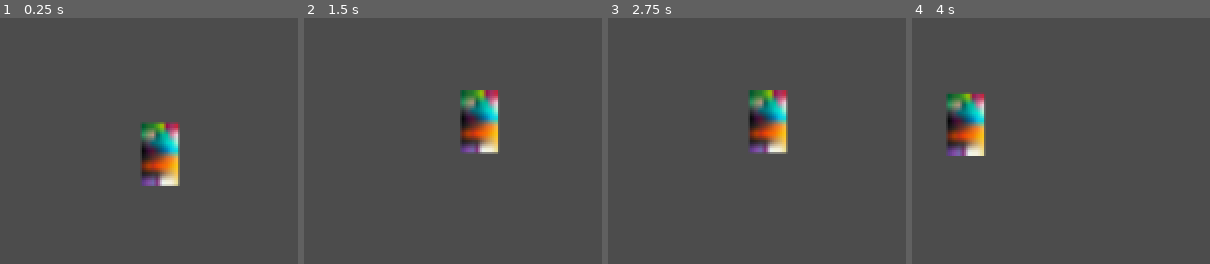
Above: before the commit, frames 1-4 (left to right).
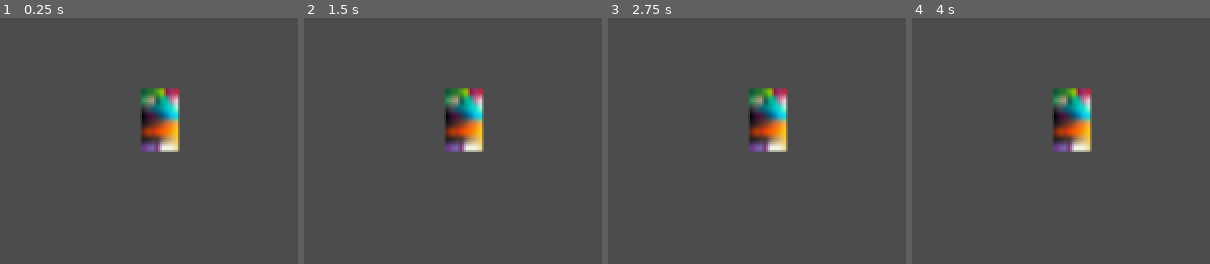
Above: after the commit, the same moments.

Repository: SamuliTuo/AsymMultPlr2dPlatf
Game: Godot game, scene res://scenes/levels/level_0.tscn
The game is run twice, just before and just after one commit, with the same random seed, the same clock (stepped at 60 frames per second) and the same inputs.
Inputs (mouse positions are in pixels of both pictures, inside the frame that each line leads up to):
- Up to frame 1 (0.25 s): no input
- Up to frame 2 (1.5 s): move the mouse to (outside the picture) at 0.52 s; hold Right (Plr1_right) 0.53-1.28 s; click (outside the picture) at 0.6 s; tap Space (Plr1_jump) at 0.77 s; tap Ctrl (Plr1_dash) at 0.8, 1.35 s; move the mouse to (outside the picture) at 1.27 s; hold Down (Plr1_down) from 1.28 s (still down)
- Up to frame 3 (2.75 s): tap Space (Plr1_jump) at 1.52 s; click (outside the picture) at 1.55 s; move the mouse to (outside the picture) at 2.02 s; release Down (Plr1_down) at 2.03 s; hold Right (Plr1_right) from 2.03 s (still down); click (outside the picture) at 2.1 s; tap Ctrl (Plr1_dash) at 2.3 s
- Up to frame 4 (4 s): move the mouse to (outside the picture) at 2.77 s; release Right (Plr1_right) at 2.78 s; hold Up (Plr1_up) 2.78-3.53 s; tap Ctrl (Plr1_dash) at 2.85, 3.8 s; tap Space (Plr1_jump) at 3.02, 3.77 s; click (outside the picture) at 3.05 s; move the mouse to (outside the picture) at 3.52 s; hold Left (Plr1_left) from 3.53 s (still down); click (outside the picture) at 3.6 s

The runs differ from the first frame. In frame 1, 5.0% of the frame differs, in the area x 46-61%, y 28-69%; in frame 2, 4.5%; in frame 3, 1.6%; in frame 4, 6.4%, in the area x 11-61%, y 28-57%.

Commit message:
player dash works, started working on attakk

Diff:
--- /dev/null
+++ b/Scripts/Player1_Attack.gd
@@ -0,0 +1,18 @@
+extends Area2D
+
+
+# Declare member variables here. Examples:
+# var a = 2
+# var b = "text"
+
+
+# Called when the node enters the scene tree for the first time.
+func _ready():
+	pass # Replace with function body.
+
+func _on_Player1_OnAttack():
+	monitoring = true
+	print("started monitoring")
+	yield(get_tree().create_timer(1.0), "timeout")
+	monitoring = false
+	print("STOPPED monitoring")
--- a/scenes/Player1_controller.gd
+++ b/Scripts/Player1_controller.gd
@@ -16,6 +16,7 @@
 var _dashing : bool
 var _dashToConsume : bool
 var _jumpToConsume : bool
+var _attackToConsume : bool
 var _coyoteUsable : bool
 
 var _executedBufferedJump : bool
@@ -24,14 +25,18 @@
 
 signal OnJumping()
 signal OnDoubleJumping()
+signal OnAttack()
 export var _jumpHeight = 30.0
 export var _jumpApexThreshold = 10.0
 export var _coyoteTimeThreshold = int(7)
 export var _jumpBuffer = int(7)
 export var _jumpEndEarlyGravityModifier = 3
+export var _dashBuffer = int(7)
 var _endedJumpEarly = true
 var _apexPoint : float
 var _lastJumpPressed = int(1)
+var _lastDashPressed = int(1)
+var _lastAttackPressed = int(1)
 var _fixedFrame : int
 
 func CanUseCoyote() -> bool:
@@ -43,7 +48,7 @@
 		return true
 	return false
 func CanDoubleJump() -> bool:
-	if _allowDoubleJump && _doubleJumpUsable && !_coyoteUsable:
+	if _allowDoubleJump && _doubleJumpUsable && !CanUseCoyote():
 		return true
 	return false
 
@@ -70,6 +75,7 @@
 	CalculateJumpApex()
 	CalculateGravity(delta)
 	CalculateJump()
+	CalculateAttack()
 	CalculateDash()
 	MoveCharacter(delta)
 
@@ -81,9 +87,14 @@
 		Input.get_action_raw_strength("Plr1_up") - Input.get_action_raw_strength("Plr1_down"),
 		Input.is_action_just_pressed("Plr1_jump"),
 		Input.is_action_pressed("Plr1_jump"),
-		Input.is_action_just_pressed("Plr1_dash")
+		Input.is_action_just_pressed("Plr1_dash"),
+		Input.is_action_just_pressed("Plr1_attack")
 	)
+	if (Input.is_action_just_pressed("Plr1_attack")):
+		_lastAttackPressed = _fixedFrame
+		_attackToConsume = true
 	if (Input.is_action_just_pressed("Plr1_dash")):
+		_lastDashPressed = _fixedFrame
 		_dashToConsume = true
 	if (Input.is_action_just_pressed("Plr1_jump")):
 		_lastJumpPressed = _fixedFrame
@@ -95,13 +106,15 @@
 	var JumpDown : bool
 	var JumpHeld : bool
 	var DashDown : bool
-
-	func _init(_X:float, _Y:float, _JumpDown:bool, _JumpHeld:bool, _DashDown:bool):
+	var AttackDown : bool
+
+	func _init(_X:float, _Y:float, _JumpDown:bool, _JumpHeld:bool, _DashDown:bool, _AttackDown:bool):
 		X = _X
 		Y = _Y
 		JumpDown = _JumpDown
 		JumpHeld = _JumpHeld
 		DashDown = _DashDown
+		AttackDown = _AttackDown
 
 class RayRange:
 	var Start : Vector2
@@ -194,7 +207,6 @@
 		# clamped by max free movement
 		_currentHorizSpd = clamp(_currentHorizSpd, -_moveClamp, _moveClamp)
 
-
 		# Apply bonus at the apex of a jump
 		var apexBonus = sign(input.X) * _apexBonus * _apexPoint
 		_currentHorizSpd += apexBonus * _delta
@@ -243,13 +255,8 @@
 		_apexPoint = 0
 
 func CalculateJump():
-	if _jumpToConsume && CanDoubleJump():
-		_currentVertiSpd = -_jumpHeight
-		_doubleJumpUsable = false
-		_endedJumpEarly = false
-		_jumpToConsume = false
-		print("jump1")
-		emit_signal("OnDoubleJumping")
+	if _dashing:
+		return
 
 	# Jump if: grounded or withing coyote-time || sufficient jump buffer
 	if (_jumpToConsume && CanUseCoyote()) || HasBufferedJump():
@@ -259,8 +266,21 @@
 		_jumpToConsume = false
 		_timeLeftGrounded = _fixedFrame
 		_executedBufferedJump = true
-		print("jump2")
+		print("Used jump")
 		emit_signal("OnJumping")
+
+	# ... double jump conditions met
+	elif _jumpToConsume && CanDoubleJump():
+		_currentVertiSpd = -_jumpHeight
+		_doubleJumpUsable = false
+		_endedJumpEarly = false
+		_jumpToConsume = false
+		print("Used Doublejump")
+		emit_signal("OnDoubleJumping")
+
+	# if not, reset _jumpToConsume
+	else:
+		_jumpToConsume = false
 
 	# End the jump early if button released
 	if !_grounded && !input.JumpHeld && !_endedJumpEarly && _velocity.y < 0:
@@ -276,12 +296,10 @@
 export var _dashPower = 50
 export var _dashLength = 3
 export var _dashEndHorizontalMultiplier = 0.25
+export var _dashEndVerticalMultiplier = 0.25
 var _startedDashing : float
 #var _canDash : bool
 var _dashVelo : Vector2
-
-#var _dashing : bool
-#var _dashToConsume : bool
 
 func CalculateDash():
 	if (!_allowDash):
@@ -292,52 +310,38 @@
 		if _grounded && input.Y < 0:
 			vel = Vector2(input.X, 0)
 		else:
-			vel = Vector2(input.X, input.Y)
-		if vel == Vector2.ZERO: return
-		_dashVelo = vel * _dashPower
+			vel = Vector2(input.X, -input.Y)
+
+		if vel == Vector2.ZERO:
+			# VOIS MENNÄ "FACING" -SUUNNAN MUKAAN JOS EI INPUTTIA! (sitten kun facing on implementoitu)
+			return
+
+		_dashVelo = vel.normalized() * _dashPower
 		_dashing = true
 		emit_signal("OnDashingChanged", true)
 		_canDash = false
 		_startedDashing = _fixedFrame
+	elif (_lastDashPressed + _dashBuffer < _fixedFrame):
+		_dashToConsume = false
 
 	if (_dashing):
 		_currentHorizSpd = _dashVelo.x
 		_currentVertiSpd = _dashVelo.y
+		_lastJumpPressed += 1
 		# Cancel when the time is out or we've reached our max safety distance
 		if (_startedDashing + _dashLength < _fixedFrame):
 			_dashing = false
 			emit_signal("OnDashingChanged", false)
-			_currentVertiSpd = 0
+			_currentVertiSpd *= _dashEndVerticalMultiplier
 			_currentHorizSpd *= _dashEndHorizontalMultiplier
 			if (_grounded):
 				_canDash = true
 
-		#void CalculateDash() {
-		#    if (!_allowDash) return;
-		#    if (_dashToConsume && _canDash) {
-		#        _dashToConsume = false;
-		#        var vel = new Vector2(Input.X, _grounded && Input.Y < 0 ? 0 : Input.Y);
-		#        if (vel == Vector2.zero) return;
-		#        _dashVel = vel * _dashPower;
-		#        _dashing = true;
-		#        OnDashingChanged?.Invoke(true);
-		#        _canDash = false;
-		#        _startedDashing = _fixedFrame;
-		#    }
-
-		#    if (_dashing) {
-		#        _currentHorizontalSpeed = _dashVel.x;
-		#        _currentVerticalSpeed = _dashVel.y;
-		#        // Cancel when the time is out or we've reached our max safety distance
-		#        if (_startedDashing + _dashLength < _fixedFrame) {
-		#            _dashing = false;
-		#            OnDashingChanged?.Invoke(false);
-		#            _currentVerticalSpeed = 0;
-		#            _currentHorizontalSpeed *= _dashEndHorizontalMultiplier;
-		#            if (_grounded) _canDash = true;
-		#        }
-		#    }
-		#}
+# Attack
+func CalculateAttack():
+	if (_attackToConsume):
+		_attackToConsume = false
+		emit_signal("OnAttack")
 
 # Move
 func MoveCharacter(_delta):
@@ -352,13 +356,9 @@
 var _cornerStuck : bool
 
 func RunCornerPrevention():
-	_cornerStuck = !_grounded && _lastPosition == global_position && _lastJumpPressed + 1 < _fixedFrame
+	_cornerStuck = !_grounded && _lastPosition == self.position && _lastJumpPressed + 1 < _fixedFrame
 	if _cornerStuck:
 		print("cornerStruck")
 		_currentVertiSpd = 0
 
-	_lastPosition = global_position
-
-	#_cornerStuck = !_grounded && _lastPos == _rb.position && _lastJumpPressed + 1 < _fixedFrame;
-	#_currentVerticalSpeed = _cornerStuck ? 0 : _currentVerticalSpeed;
-	#_lastPos = _rb.position;
+	_lastPosition = self.position
--- a/scenes/Player1.tscn
+++ b/scenes/Player1.tscn
@@ -1,7 +1,11 @@
-[gd_scene load_steps=4 format=2]
+[gd_scene load_steps=6 format=2]
 
-[ext_resource path="res://scenes/Player1_controller.gd" type="Script" id=1]
+[ext_resource path="res://Scripts/Player1_controller.gd" type="Script" id=1]
 [ext_resource path="res://art/colorPalette_tex_01.png" type="Texture" id=2]
+[ext_resource path="res://Scripts/Player1_Attack.gd" type="Script" id=3]
+
+[sub_resource type="RectangleShape2D" id=2]
+extents = Vector2( 18, 10 )
 
 [sub_resource type="RectangleShape2D" id=1]
 resource_local_to_scene = true
@@ -11,14 +15,26 @@
 script = ExtResource( 1 )
 _allowDoubleJump = true
 _jumpHeight = 250.0
+_dashBuffer = 15
 _acceleration = 1000.0
 _moveClamp = 150.0
 _deAcceleration = 800.0
 _fallClamp = 600.0
 _minFallSpeed = 320.0
 _maxFallSpeed = 500.0
-_dashPower = 500
-_dashLength = 2
+_dashPower = 300
+_dashLength = 12
+_dashEndHorizontalMultiplier = 0.5
+_dashEndVerticalMultiplier = 0.5
+
+[node name="Attack" type="Area2D" parent="."]
+monitoring = false
+monitorable = false
+script = ExtResource( 3 )
+
+[node name="CollisionShape2D" type="CollisionShape2D" parent="Attack"]
+position = Vector2( 27, 0 )
+shape = SubResource( 2 )
 
 [node name="CollisionShape2D" type="CollisionShape2D" parent="."]
 shape = SubResource( 1 )
@@ -26,3 +42,5 @@
 [node name="Sprite" type="Sprite" parent="."]
 scale = Vector2( 1.5, 2.5 )
 texture = ExtResource( 2 )
+
+[connection signal="OnAttack" from="." to="Attack" method="_on_Player1_OnAttack"]
--- a/scenes/levels/level_0.tscn
+++ b/scenes/levels/level_0.tscn
@@ -6,35 +6,37 @@
 extents = Vector2( 605, 22.5 )
 
 [sub_resource type="RectangleShape2D" id=2]
-extents = Vector2( 120, 31.5 )
+extents = Vector2( 120, 31.41 )
 
 [node name="level0" type="Node2D"]
 
-[node name="Area2D" type="StaticBody2D" parent="."]
+[node name="Platforms" type="Node" parent="."]
+
+[node name="Area2D" type="StaticBody2D" parent="Platforms"]
 position = Vector2( 5, 78 )
 
-[node name="CollisionShape2D" type="CollisionShape2D" parent="Area2D"]
+[node name="CollisionShape2D" type="CollisionShape2D" parent="Platforms/Area2D"]
 position = Vector2( -226, 24 )
 shape = SubResource( 1 )
 
-[node name="Area2D4" type="StaticBody2D" parent="."]
+[node name="Area2D4" type="StaticBody2D" parent="Platforms"]
 position = Vector2( 5, 78 )
 
-[node name="CollisionShape2D" type="CollisionShape2D" parent="Area2D4"]
+[node name="CollisionShape2D" type="CollisionShape2D" parent="Platforms/Area2D4"]
 position = Vector2( -383, 138 )
 shape = SubResource( 1 )
 
-[node name="Area2D2" type="StaticBody2D" parent="."]
+[node name="Area2D2" type="StaticBody2D" parent="Platforms"]
 position = Vector2( 5, 78 )
 
-[node name="CollisionShape2D" type="CollisionShape2D" parent="Area2D2"]
-position = Vector2( 215, -31 )
+[node name="CollisionShape2D" type="CollisionShape2D" parent="Platforms/Area2D2"]
+position = Vector2( 215, -31.75 )
 shape = SubResource( 2 )
 
-[node name="Area2D3" type="StaticBody2D" parent="."]
+[node name="Area2D3" type="StaticBody2D" parent="Platforms"]
 position = Vector2( 5, 78 )
 
-[node name="CollisionShape2D" type="CollisionShape2D" parent="Area2D3"]
+[node name="CollisionShape2D" type="CollisionShape2D" parent="Platforms/Area2D3"]
 position = Vector2( -174, -76 )
 shape = SubResource( 2 )
 
@@ -44,4 +46,3 @@
 current = true
 zoom = Vector2( 0.5, 0.5 )
 process_mode = 0
-smoothing_enabled = true
